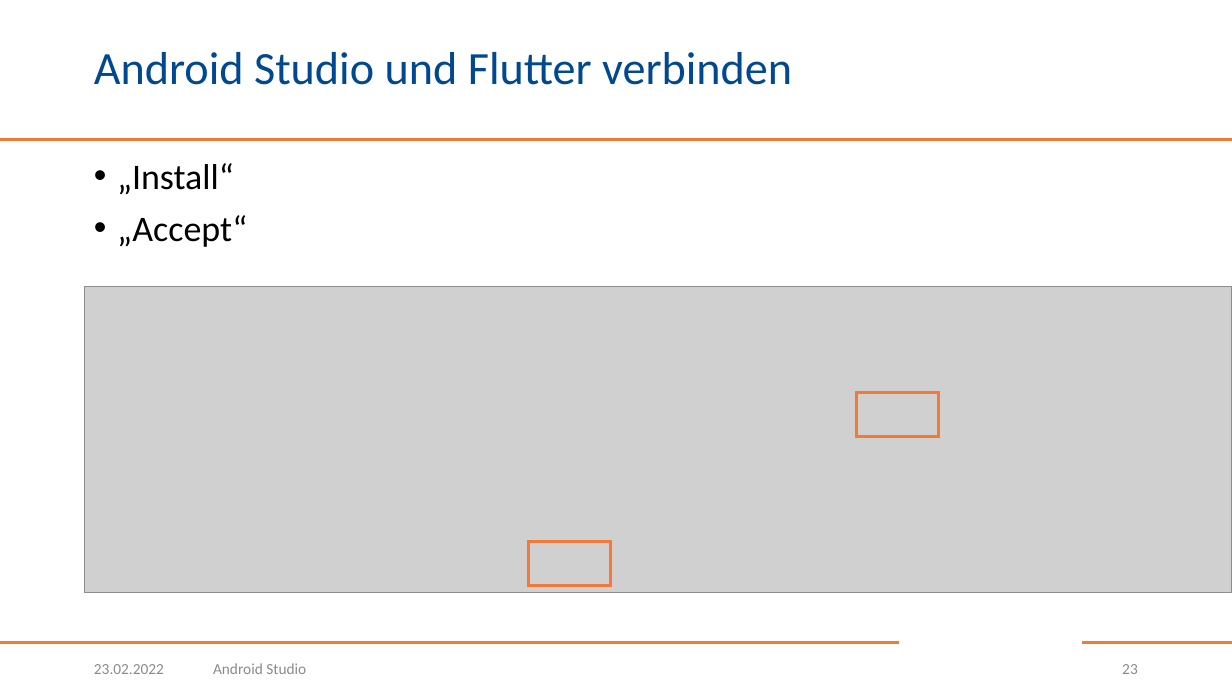
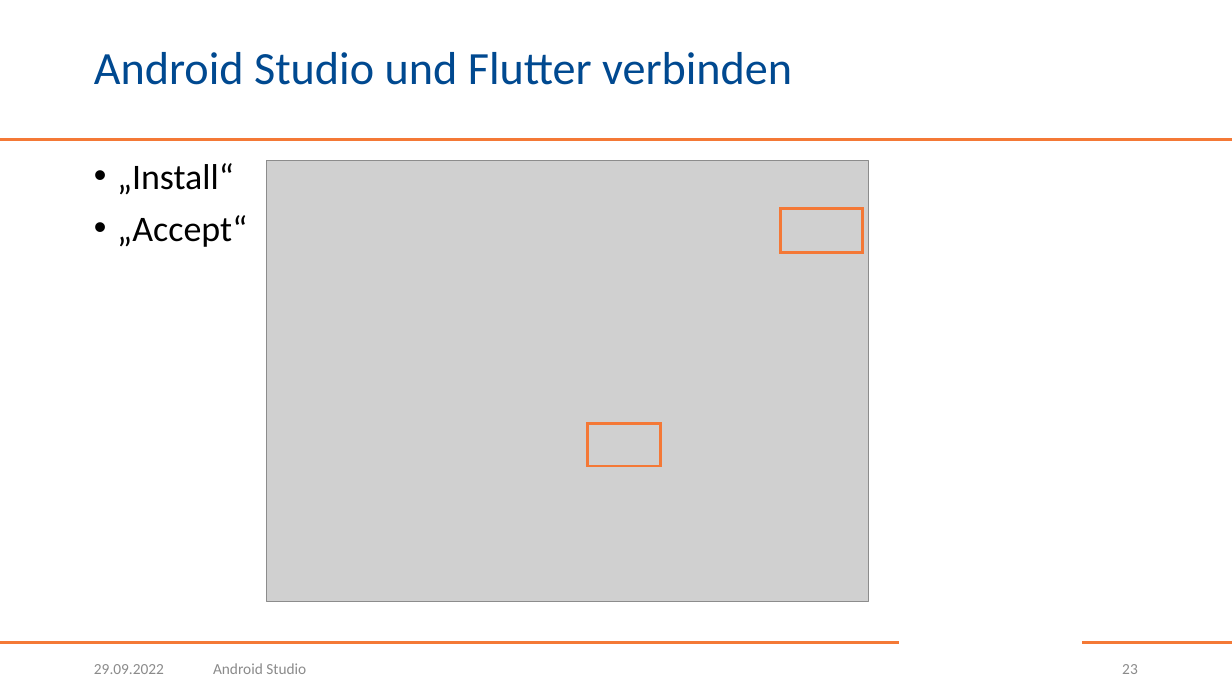
Before and after one commit to BogyMitutoyoCTL/BOGY-App-2022-10, a slide deck: slide 23 of AndroidStudio.pptx. Drawn at 1232x693 pixels with LibreOffice and Linux fonts; fonts in the diff are those of the drawing; grey boxes stand for pictures; background and template pictures are left out. Boxes give left, top, right and bottom in pixels: in the first picture for what was removed or moved away, otherwise in the second. Text is boxed around its words. In the diff, an @@ line names an element or a change of style, - is before the commit and + after.

Commit message:
Update AndroidStudio presentation

```diff
--- a/AndroidStudio.pptx
+++ b/AndroidStudio.pptx
@@ picture added at <box>266,160,868,601</box> @@
@@ rectangle: place and size @@
-rectangle at <box>857,392,939,436</box>
+rectangle at <box>781,208,863,252</box>
@@ picture removed at <box>85,287,1232,592</box> @@
@@ rectangle: place and size @@
-rectangle at <box>529,542,611,586</box>
+rectangle at <box>588,423,661,466</box>
@@ text at <box>94,664,164,674</box>: text changed @@
-23.02.2022
+29.09.2022
```
Also in this commit, not shown: 47 other slides changed, 7 slides added.
